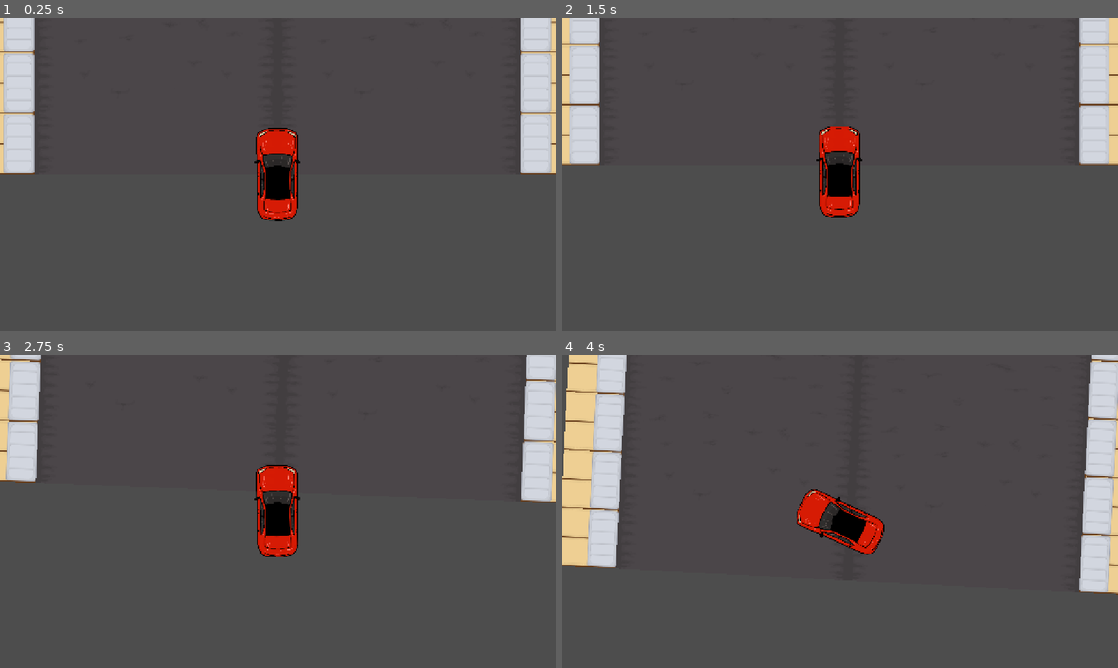
Above: before the commit, frames 1-4 (two rows, left to right).
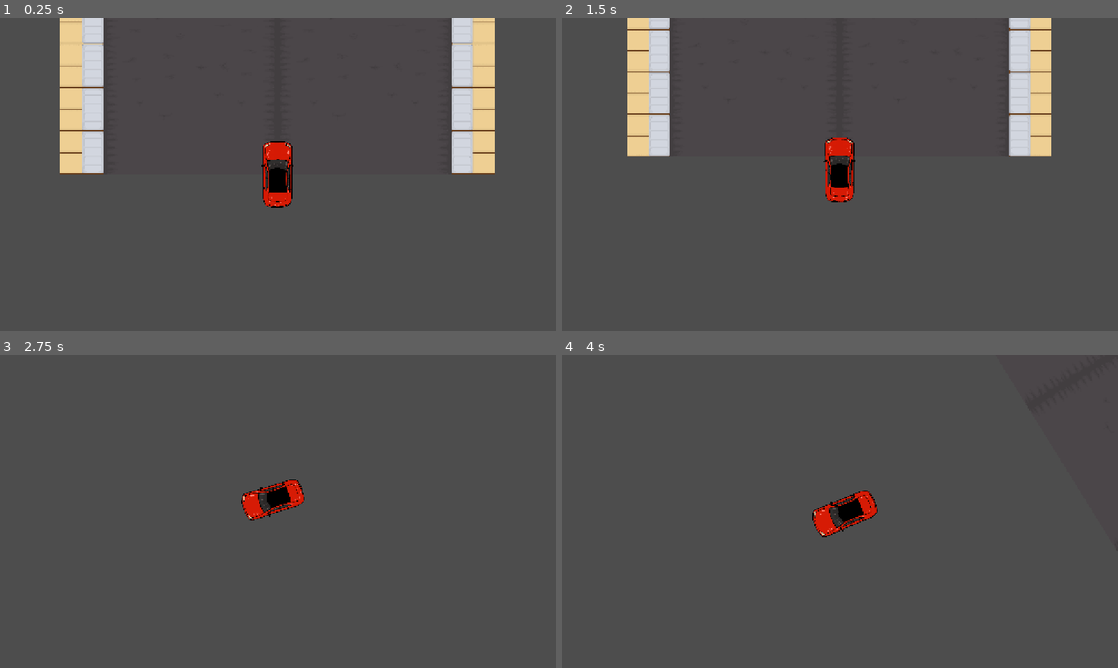
Above: after the commit, the same moments.

Repository: akaMahi/Brackeys2026
Game: Godot game, scene res://node_2d.tscn
Two runs of this game, one before a commit and one after it. Both use one fixed random seed, a clock stepped at 60 frames per second and the inputs below.
Inputs:
- Up to frame 1 (0.25 s): no input
- Up to frame 2 (1.5 s): tap Enter at 0.5 s; hold D (move_right) 0.53-1.28 s; tap Space (drift) at 0.6, 1.25, 1.35 s; hold S (move_down) from 1.28 s (still down)
- Up to frame 3 (2.75 s): release S (move_down) at 2.03 s; hold D (move_right) from 2.03 s (still down); tap Space (drift) at 2.1 s
- Up to frame 4 (4 s): release D (move_right) at 2.78 s; hold W (move_up) 2.78-3.53 s; tap Space (drift) at 2.85, 3.6 s; hold A (move_left) from 3.53 s (still down)

The runs differ from the first frame. In frame 1, 16% of the frame differs, in the area x 0-100%, y 0-65%; in frame 2, 15%; in frame 3, 7.7%; in frame 4, 13%.

Commit message:
changed camera lerp from fixed speed to fixed duration

Diff:
--- a/camera_2d.gd
+++ b/camera_2d.gd
@@ -29,7 +29,7 @@
 @export var rotation_sync_enabled: bool = true
 @export var turn_threshold: float = 0.15 # rad/sec — above this counts as "turning"
 @export var straight_hold_time: float = 0.25 # seconds of straight driving before syncing starts
-@export var rotation_sync_speed: float = 3.0 # rad/sec — how fast rotation eases back once syncing
+@export var rotation_sync_duration: float = 0.4 # seconds — how long the ease back to 0 always takes, regardless of offset size
 
 var _current_zoom: float = 1.0
 var _current_lookahead: Vector2 = Vector2.ZERO
@@ -38,6 +38,10 @@
 var _is_turning: bool = false
 var _straight_timer: float = 0.0
 var _locked_local_rotation: float = 0.0 # camera's local rotation, held constant while turning
+
+var _is_syncing: bool = false
+var _sync_start_rotation: float = 0.0 # rotation value captured at the moment syncing began
+var _sync_elapsed: float = 0.0 # time elapsed since syncing began
 
 
 func _ready() -> void:
@@ -107,6 +111,7 @@
 			# Turn just started this tick — lock the camera's current local rotation.
 			_locked_local_rotation = rotation
 		_straight_timer = 0.0
+		_is_syncing = false # cancel any in-progress sync, we're turning again
 		# Actively cancel the car's rotation change so the camera's LOCAL rotation
 		# stays pinned, which keeps the GLOBAL (visual) rotation frozen too.
 		_locked_local_rotation -= delta_rotation
@@ -114,7 +119,18 @@
 	else:
 		_straight_timer += delta
 		if _straight_timer >= straight_hold_time:
-			# Driving straight long enough — ease local rotation back to 0,
-			# letting the inherited parent (car) rotation show through.
-			rotation = lerp_angle(rotation, 0.0, clamp(rotation_sync_speed * delta, 0.0, 1.0))
+			if not _is_syncing:
+				# Just started syncing this tick — capture where we're syncing FROM
+				# and reset the clock, so the ease always takes rotation_sync_duration
+				# seconds total no matter how large the offset is.
+				_is_syncing = true
+				_sync_start_rotation = rotation
+				_sync_elapsed = 0.0
+
+			_sync_elapsed += delta
+			var t: float = clamp(_sync_elapsed / rotation_sync_duration, 0.0, 1.0)
+			rotation = lerp_angle(_sync_start_rotation, 0.0, t)
+
+			if t >= 1.0:
+				_is_syncing = false
 		# else: still in the grace window, hold rotation exactly where it is (no change).
--- a/node_2d.tscn
+++ b/node_2d.tscn
@@ -889,9 +889,10 @@
 position_smoothing_speed = 8.0
 script = ExtResource("2_epypp")
 target = NodePath("..")
+zoom_min = 1.0
 zoom_max = 0.7
 zoom_speed_reference = 1000.0
-turn_threshold = 0.3
+rotation_sync_duration = 1.0
 
 [node name="TileMapLayer" type="TileMapLayer" parent="." unique_id=226266647]
 z_index = -100
--- a/player.gd
+++ b/player.gd
@@ -74,15 +74,16 @@
 
 
 func _apply_traction(delta: float) -> void:
-	# This is THE key to good car feel: blend current velocity toward
-	# the direction the car is facing. High traction = grippy arcade car.
-	# Low traction (while drifting) = velocity keeps its old direction
-	# while the car rotates, creating a slide.
 	var forward_dir := Vector2.UP.rotated(rotation)
-	var speed := velocity.length()
-	if speed < 1.0:
+	if velocity.length() < 1.0:
 		return
 
+	# Signed, not unsigned: preserves whether you're moving forward or
+	# backward, and only kills the *lateral* (sideways/drift) component.
+	# Using velocity.length() here always points target_velocity forward,
+	# even while reversing — which fights the engine's reverse force.
+	var signed_forward_speed := velocity.dot(forward_dir)
+	var target_velocity := forward_dir * signed_forward_speed
+
 	var current_traction := traction_drift if is_drifting else traction_normal
-	var target_velocity := forward_dir * speed
 	velocity = velocity.lerp(target_velocity, clamp(current_traction * delta, 0.0, 1.0))
